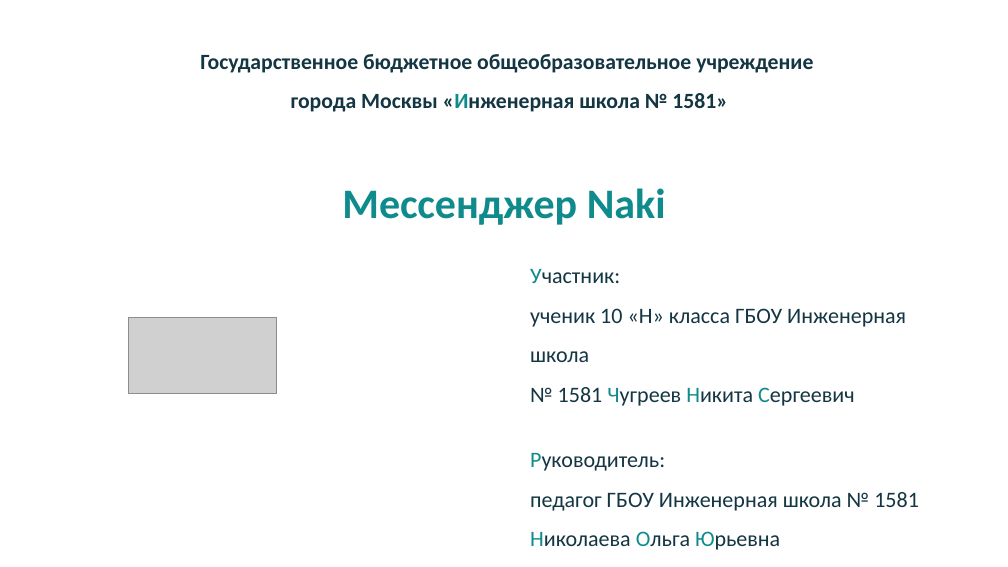
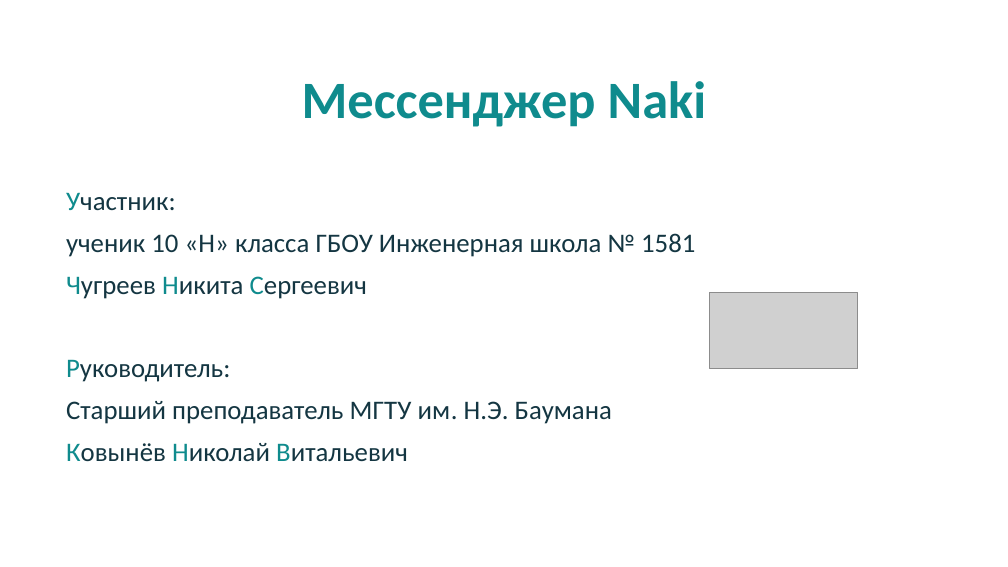
Before and after one commit to Nak1i1/Naki, a slide deck: slide 1 of Мессенджер Naki.pptx. Drawn at 1008x567 pixels with LibreOffice and Linux fonts; fonts in the diff are those of the drawing; grey boxes stand for pictures. Boxes give left, top, right and bottom in pixels: in the first picture for what was removed or moved away, otherwise in the second. Text is boxed around its words. In the diff, an @@ line names an element or a change of style, - is before the commit and + after.

```diff
--- a/Мессенджер Naki.pptx
+++ b/Мессенджер Naki.pptx
@@ text "Мессенджер Naki": place and size @@
-text "Мессенджер Naki" at box(342, 188, 666, 225)
+text "Мессенджер Naki" at box(302, 81, 706, 127)
@@ text "Мессенджер Naki" at box(302, 81, 706, 127): size 40 to 50 pt @@
@@ title removed at box(200, 54, 813, 112) @@
-Государственное бюджетное общеобразовательное учреждение
-города Москвы «Инженерная школа № 1581»
@@ text "Участник:": place and size @@
-text "Участник:" at box(530, 269, 919, 550)
+text "Участник:" at box(66, 192, 695, 461)
@@ text at box(66, 192, 231, 382): size 21 to 25.5 pt in "Участник:", "Руководитель:"; line spacing 1.5 to 1.3 @@
@@ text at box(66, 233, 695, 299): text changed; size 21 to 25.5 pt @@
-ученик 10 «Н» класса ГБОУ Инженерная школа
-№ 1581 Чугреев Никита Сергеевич
+ученик 10 «Н» класса ГБОУ Инженерная школа № 1581
+Чугреев Никита Сергеевич
@@ picture: place and size @@
-picture at box(128, 318, 277, 394)
+picture at box(709, 293, 858, 369)
@@ text at box(66, 401, 612, 461): text changed; size 21 to 25.5 pt @@
-педагог ГБОУ Инженерная школа № 1581
-Николаева Ольга Юрьевна
+Старший преподаватель МГТУ им. Н.Э. Баумана
+Ковынёв Николай Витальевич
```
Also in this commit, not shown: 5 other slides changed, 2 slides added, 5 other files.
